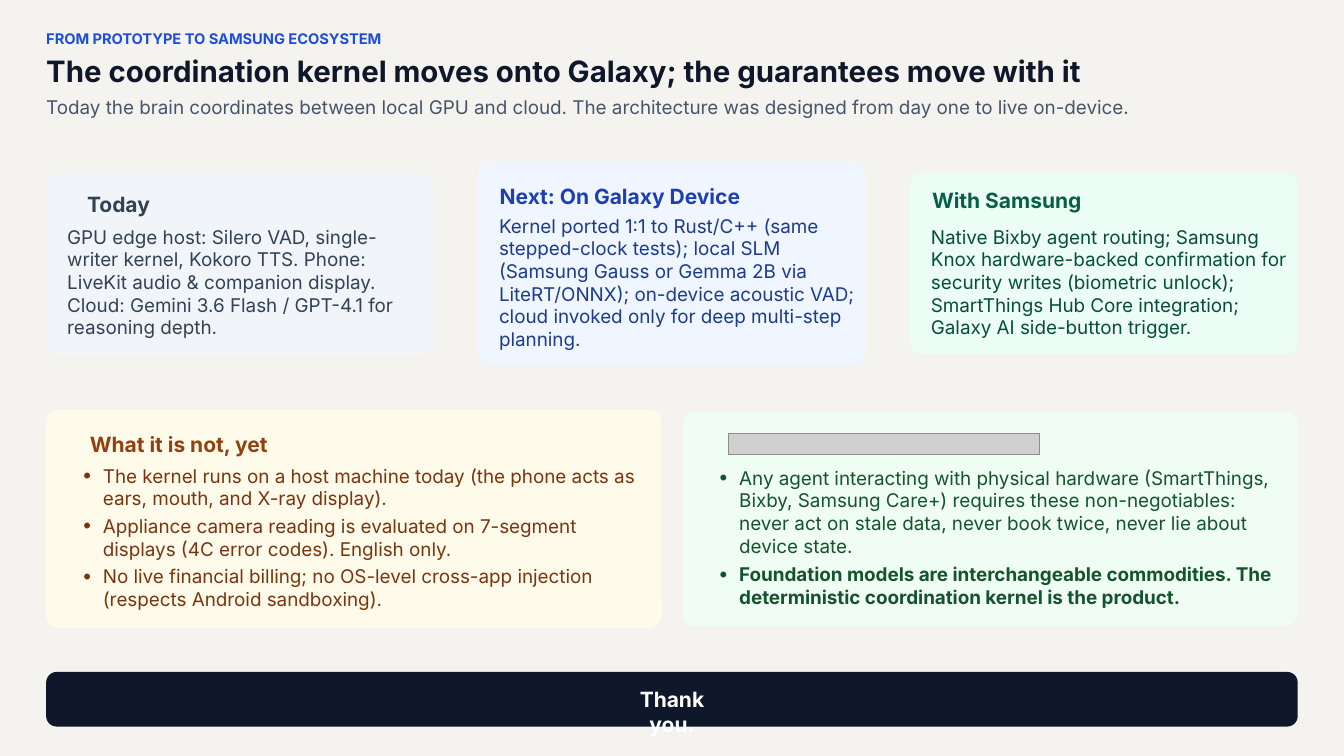
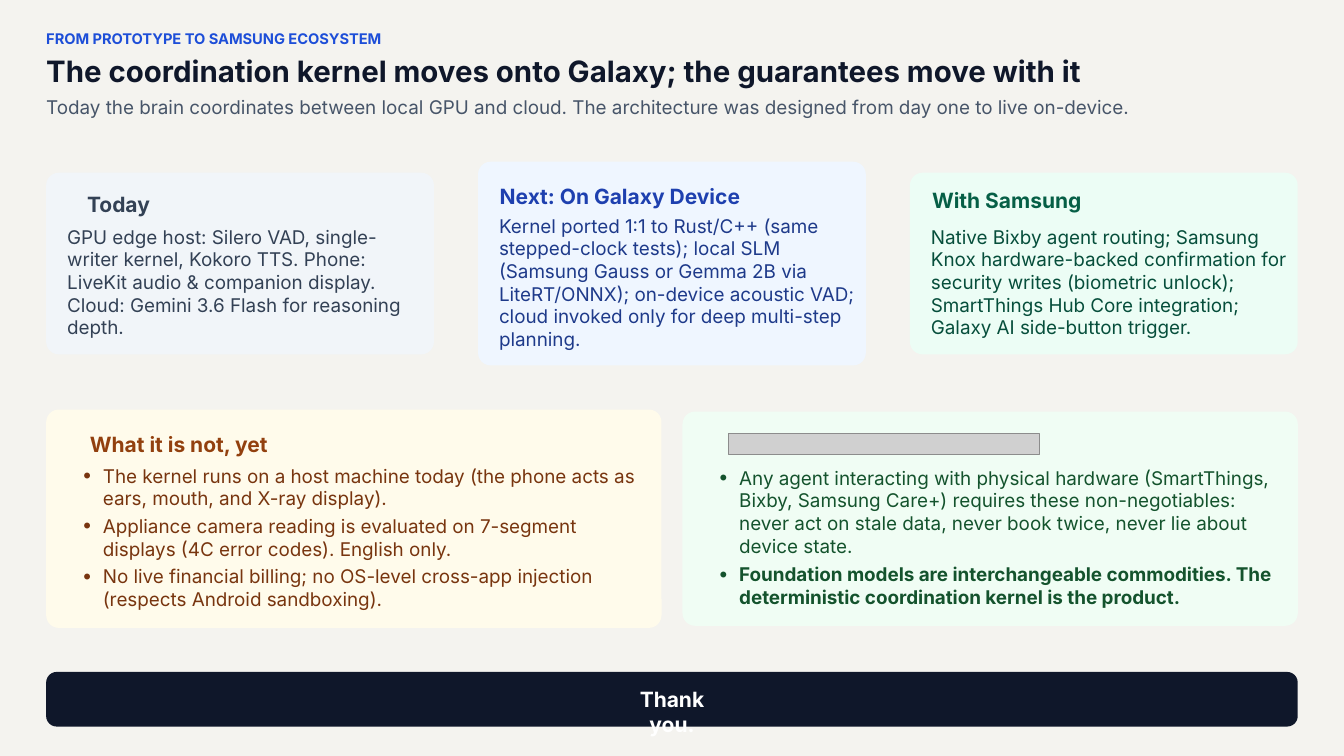
Before and after one commit to AdithyaSanthosh-P/Janus, a slide deck: slide 14 of VITVellore_AICA.pptx. Drawn at 1344x756 pixels with LibreOffice and Linux fonts; fonts in the diff are those of the drawing; grey boxes stand for pictures; background and template pictures are left out. Boxes give left, top, right and bottom in pixels: in the first picture for what was removed or moved away, otherwise in the second. Text is boxed around its words. In the diff, an @@ line names an element or a change of style, - is before the commit and + after.

```diff
--- a/VITVellore_AICA.pptx
+++ b/VITVellore_AICA.pptx
@@ text at [67,230,401,316]: text changed @@
-GPU edge host: Silero VAD, single-writer kernel, Kokoro TTS. Phone: LiveKit audio & companion display. Cloud: Gemini 3.6 Flash / GPT-4.1 for reasoning depth.
+GPU edge host: Silero VAD, single-writer kernel, Kokoro TTS. Phone: LiveKit audio & companion display. Cloud: Gemini 3.6 Flash for reasoning depth.
```
Also in this commit, not shown: 7 other slides changed.
